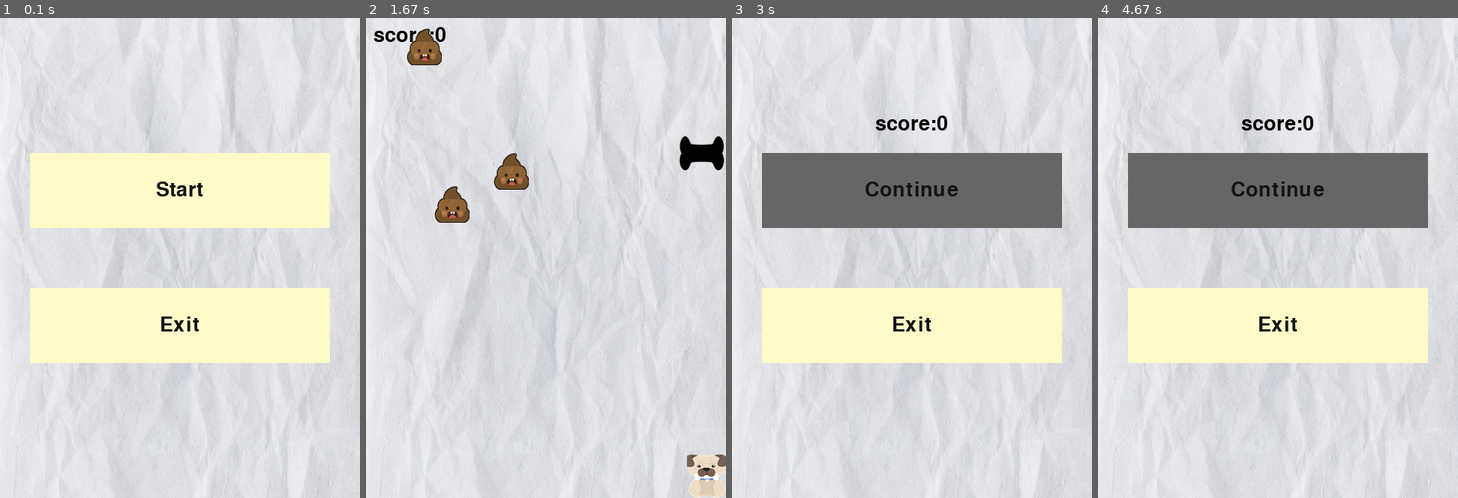
Above: before the commit, frames 1-4 (left to right).
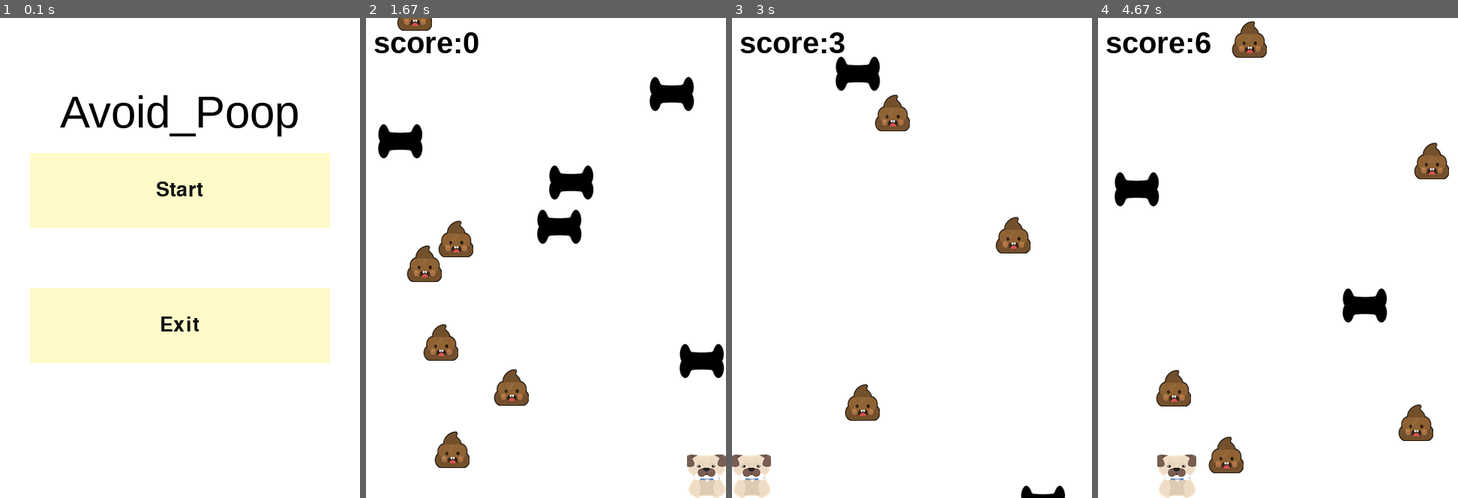
Above: after the commit, the same moments.

Repository: WKlee0607/pygame_pj
Game: pygame game, started from avoid_poop/avoid_poop.py
The game is run twice, just before and just after one commit, with the same random seed, the same clock (stepped at 60 frames per second) and the same inputs.
Inputs (mouse positions are in pixels of both pictures, inside the frame that each line leads up to):
- Up to frame 1 (0.1 s): no input
- Up to frame 2 (1.67 s): press the mouse at (546, 190) at 0.37 s; move the mouse to (564, 277) at 0.47 s; release the mouse at (582, 363) at 0.6 s; hold Right 0.67-1.13 s; move the mouse to (434, 186) at 0.7 s
- Up to frame 3 (3 s): hold Left 1.67-2.2 s; hold Left 2.23-2.63 s; hold Left from 2.67 s (still down)
- Up to frame 4 (4.67 s): release Left at 3.3 s; hold Right 3.83-4.3 s; hold Left from 4.33 s (still down)

The runs differ from the first frame. In frame 1, 64% of the frame differs, in the area x 0-100%, y 0-100%; in frame 2, 88%; in frame 3, 90%; in frame 4, 90%.

Commit message:
edit background, add game title
edit background, add game title

Diff:
--- a/avoid_poop/avoid_poop.py
+++ b/avoid_poop/avoid_poop.py
@@ -8,8 +8,6 @@
 screen_height = 640
 screen = pygame.display.set_mode((screen_width,screen_height))
 images_path = os.path.dirname(__file__) + "/images"
-
-background = pygame.image.load(os.path.join(images_path,"background.jpg"))
 
 pygame.display.set_caption("Avoid Poop Game")
 
@@ -49,7 +47,7 @@
         ))
         screen.blit(self.btnSurface, self.btnRect)
 
-# onclick_fns
+# btn-onclick_fns
 def ext_fn():
     global running
     running = False
@@ -62,9 +60,9 @@
 def yes_fn():
     global enemy_list, zem_list, to_x, character_x_pos, count, continue_running, gaming
     for enemy in enemy_list:
-        enemy.y_pos = random.randint(-3*screen_height, -2*screen_height)
+        enemy.y_pos = random.randint(-2*screen_height, -screen_height/2)
     for zem in zem_list:
-        zem.y_pos = random.randint(-3*screen_height, -2*screen_height)
+        zem.y_pos = random.randint(-2*screen_height, -screen_height/2)
     to_x = 0
     character_x_pos = (screen_width-character_width)/2
     # 초기화
@@ -88,7 +86,9 @@
 
 to_x = 0
 
+# speed
 speed = 0.6
+enemy_zem_speed = 0.009
 
 # enemy
 class the_dropped:
@@ -98,7 +98,7 @@
         self.width = self.size[0]
         self.height = self.size[1]
         self.x_pos = random.randint(0, screen_width - self.width)
-        self.y_pos = random.randint(-2*screen_height,-screen_height)
+        self.y_pos = random.randint(-2*screen_height,-screen_height/2)
         self.speed = random.random()
         self.a = 0
 
@@ -111,8 +111,9 @@
 
 
 # font
-game_font = pygame.font.Font(None,40)
+game_font = pygame.font.SysFont('arial',40, True)
 count = 0
+title = pygame.font.SysFont('arial',60, 0,0).render('Avoid_Poop', True, (0,0,0))
 
 # loop bool
 running = True
@@ -159,7 +160,7 @@
 
         # enemy(똥) y_pos바꾸기 & 충돌처리
         for enemy in enemy_list:
-            enemy.a += 0.001
+            enemy.a += enemy_zem_speed
             enemy.y_pos += (enemy.speed+ enemy.a) * dt
             enemy_rect = enemy.e.get_rect()
             enemy_rect.left = enemy.x_pos
@@ -179,7 +180,7 @@
         # zem y_pos바꾸기 & 충돌처리
         for zem in zem_list:
             # zem y_pos바꾸기
-            zem.a += 0.001
+            zem.a += enemy_zem_speed
             zem.y_pos += (zem.speed+ zem.a) * dt
             if zem.y_pos > screen_height:
                 zem.a = 0
@@ -195,7 +196,7 @@
                 count += 1
 
     # 그리기
-    screen.blit(background,(0,0))
+    screen.fill('white')
 
     if gaming:
         screen.blit(character,(character_x_pos,character_y_pos))
@@ -210,10 +211,11 @@
         score = game_font.render("score:" + str(count),True,(0,0,0))
         yes.process()
         ext.process()
-        screen.blit(score, ((screen_width-score.get_rect().size[0])/2,screen_height/5)) # score 그리기
+        screen.blit(score, ((screen_width-score.get_rect().size[0])/2,screen_height/6)) # score 그리기
 
     if start_y:
         # start 그리기
+        screen.blit(title,((screen_width-title.get_rect().width)/2, screen_height/7))
         start.process()
         ext.process()
 
Binary file removed: avoid_poop/images/background.jpg
